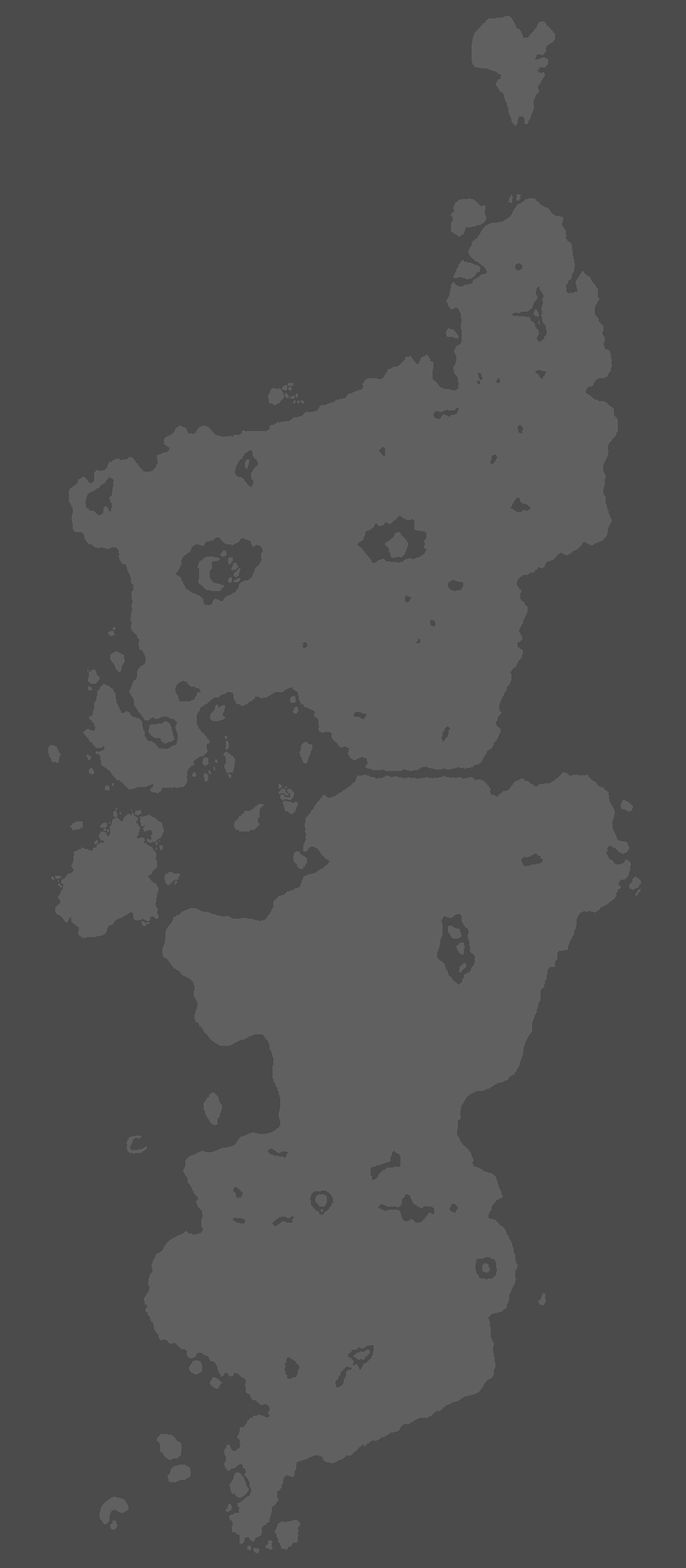
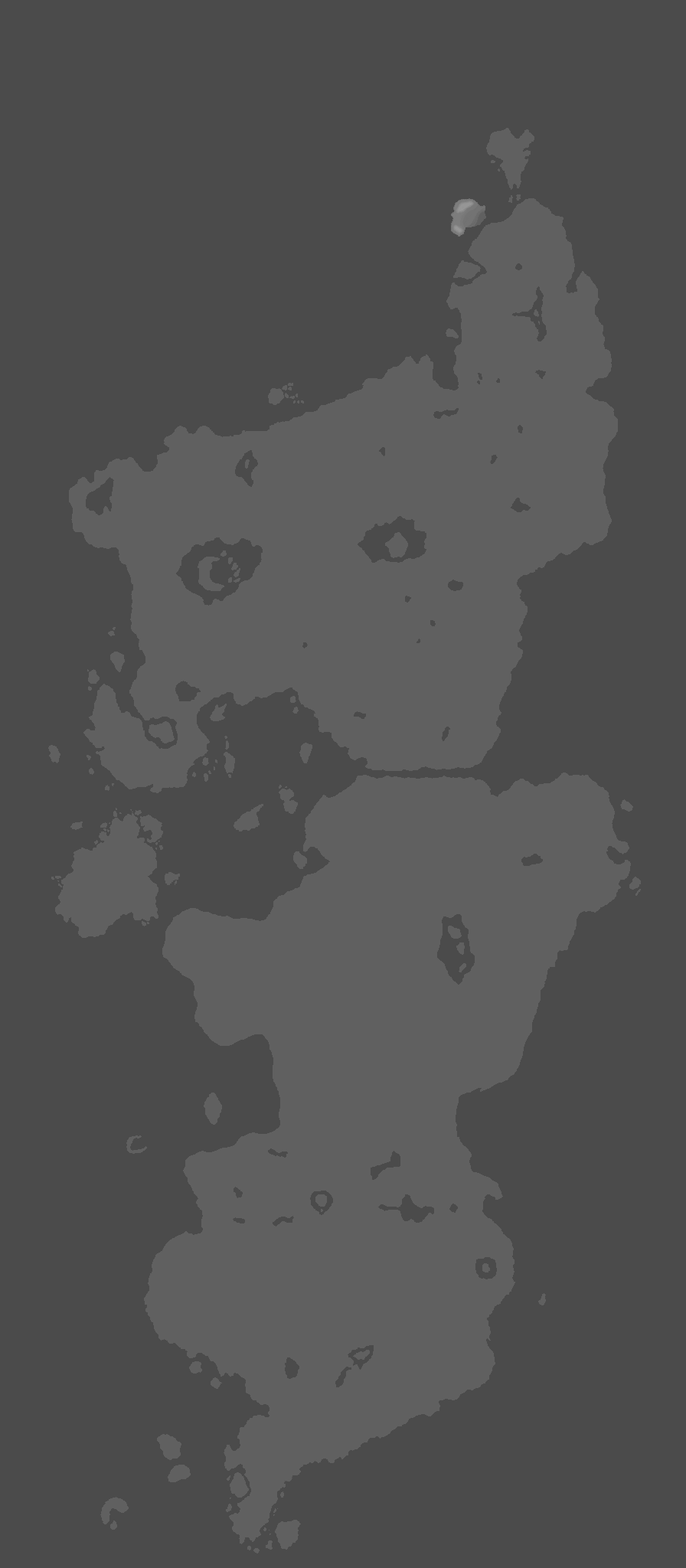
The second 686 x 1568 image is a revision of the first. Changes to its layers:
added layer "Layer" above "Background" over [450, 198, 486, 237]
painted on "Background" over [48, 16, 556, 1550]
